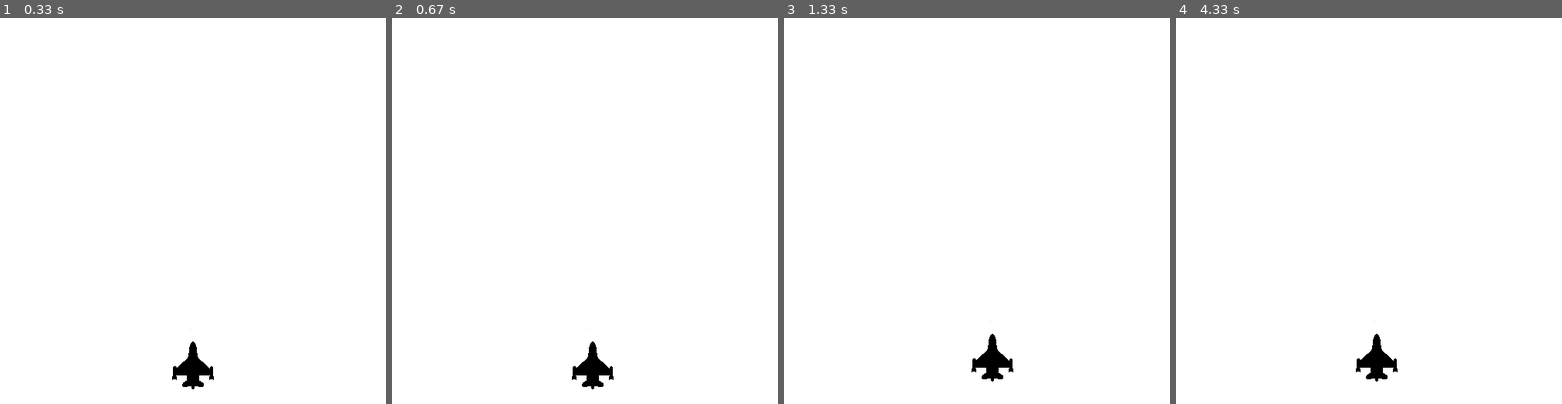
Above: before the commit, frames 1-4 (left to right).
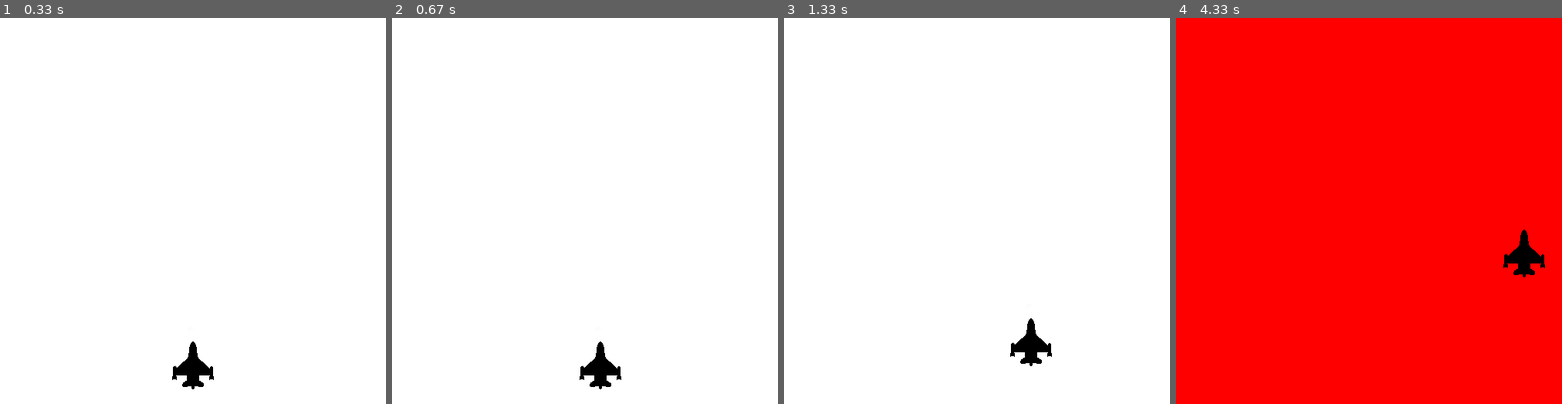
Above: after the commit, the same moments.

Repository: eunsu28/pygame_project
Game: pygame game, started from main.py
The game is run twice, just before and just after one commit, with the same random seed, the same clock (stepped at 60 frames per second) and the same inputs.
Inputs:
- Up to frame 1 (0.33 s): no input
- Up to frame 2 (0.67 s): hold D from 0.33 s (still down)
- Up to frame 3 (1.33 s): release D at 0.8 s; hold W 0.83-1.13 s; hold D from 1.17 s (still down)
- Up to frame 4 (4.33 s): release D at 1.63 s; hold A 1.67-2.2 s; hold S 2.23-2.53 s; hold A 2.57-2.97 s; hold W 3-3.37 s; hold D 3.4-4.03 s

Frame 1 is identical in both runs. In frame 2, 0.5% of the frame differs, in the area x 46-60%, y 83-97%; in frame 3, 1.2%; in frame 4, 100%, in the area x 0-100%, y 0-100%.

Commit message:
test success

Diff:
--- a/main.py
+++ b/main.py
@@ -27,18 +27,16 @@
             running == False
         if event.type == pygame.KEYDOWN:
             if event.key == pygame.K_a:
-                x -= 10
+                x -= 1
             elif event.key == pygame.K_d:
-                x += 10
+                x += 1
             elif event.key == pygame.K_s:
-                y += 10
+                y += 1
             elif event.key == pygame.K_w:
-                y -= 10
+                y -= 1
     #write your code
     character_x += x
     character_y += y
-    x = 0
-    y = 0
     DISPLAYSURF.fill(color)
     DISPLAYSURF.blit(character, (character_x, character_y))
 
